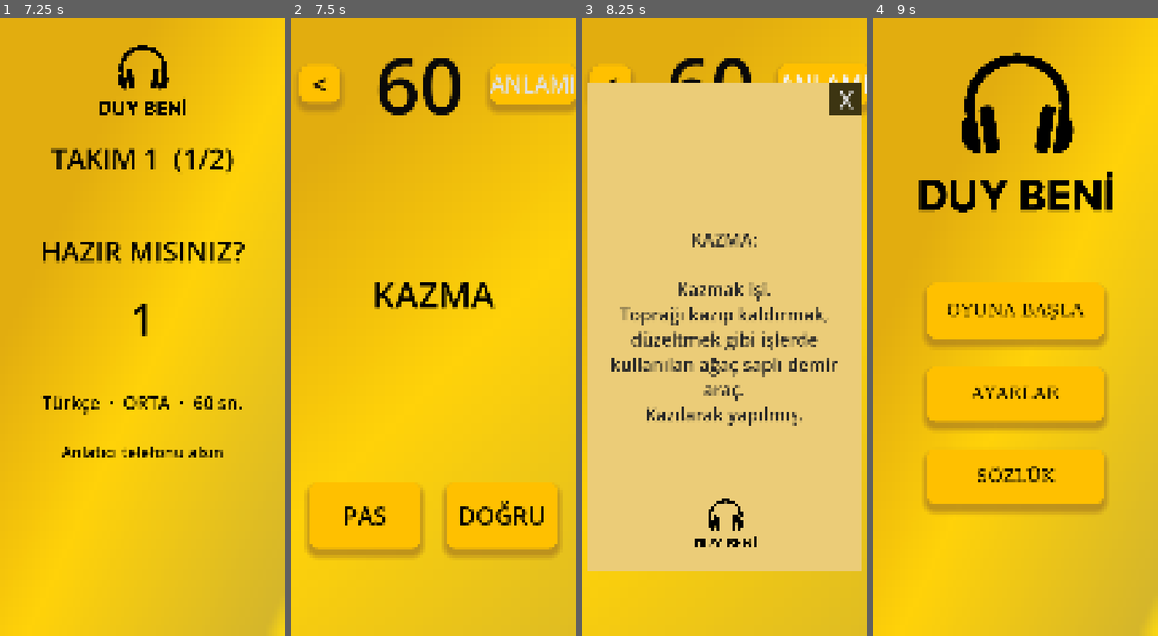
Above: before the commit, frames 1-4 (left to right).
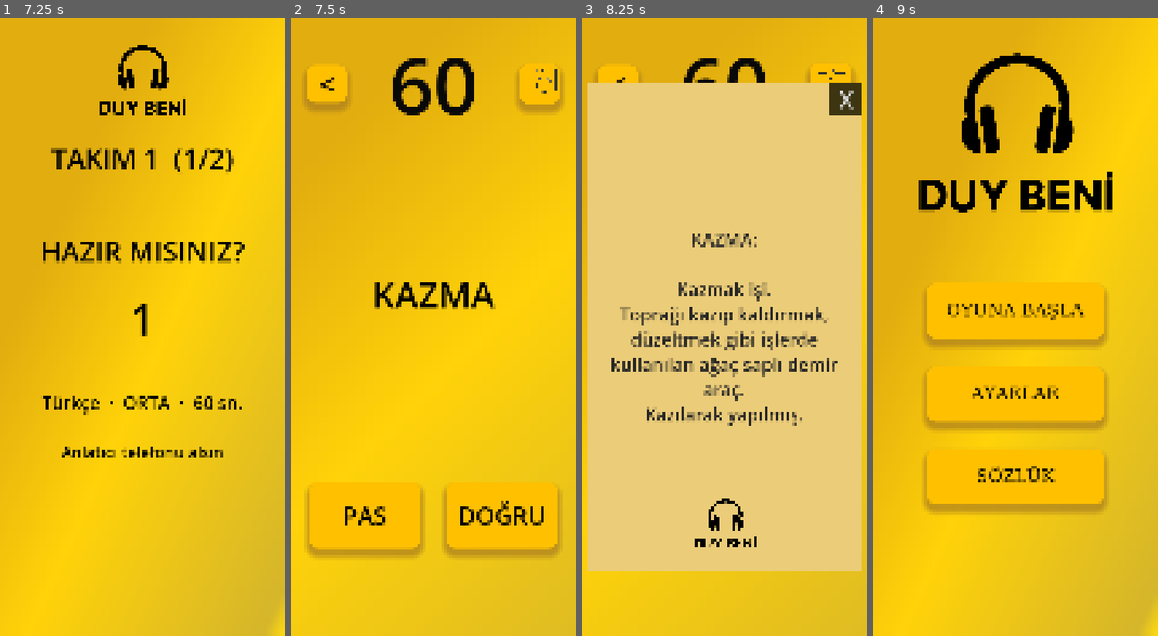
Above: after the commit, the same moments.

Repository: sonerooz/duy-beni
Game: Godot game, scene res://acilis_ekrani.tscn
Same seed, same stepped clock (60 frames per second), same inputs: the game is played once before the commit and once after it.
Inputs (mouse positions are in pixels of both pictures, inside the frame that each line leads up to; where the layout moved, square brackets give the same spot in the first picture):
- Up to frame 1 (7.25 s): move the mouse to (205, 296) at 0.52 s; click (205, 296) at 0.67 s; move the mouse to (85, 357) at 1.27 s; click (85, 357) at 1.42 s; move the mouse to (171, 191) at 2.02 s; click (171, 191) at 2.17 s; move the mouse to (128, 450) at 2.77 s; click (128, 450) at 2.92 s; click "OYUNA BAŞLA" at 3.5 s; click "BAŞLA" at 4.25 s; tap Enter at 5 s; move the mouse to (228, 419) at 5.02 s; click (228, 419) at 5.17 s; move the mouse to (57, 234) at 5.77 s; click (57, 234) at 5.92 s; move the mouse to (156, 327) at 6.52 s; click (156, 327) at 6.67 s
- Up to frame 2 (7.5 s): tap Space at 7.25 s; move the mouse to (390, 172) at 7.27 s; click (390, 172) at 7.42 s
- Up to frame 3 (8.25 s): click (829, 85) [824, 85] at 8 s
- Up to frame 4 (9 s): click "<" at 8.75 s

Frame 1 is identical in both runs. In frame 2, 3.7% of the frame differs, in the area x 1-100%, y 6-16%; in frame 3, 1.5%; in frame 4, nothing differs.

Commit message:
Anlami butonunda sozluk ikonu geri getirildi (uzerine yazi yazilmiyor)

Diff:
--- a/oyun_ekrani.gd
+++ b/oyun_ekrani.gd
@@ -85,7 +85,8 @@
 	var s = Global.soz()
 	if buton_dogru: _buton_metni_set(buton_dogru, s["DOGRU"])
 	if buton_pas: _buton_metni_set(buton_pas, s["PAS"])
-	if kelime_anla_butonu: _buton_metni_set(kelime_anla_butonu, s["ANLAMI"])
+	# "Anlamı" butonu sözlük ikonlu; üzerine yazı yazmıyoruz (ikon görünsün)
+	if kelime_anla_butonu: kelime_anla_butonu.text = ""
 	if kapat_butonu: kapat_butonu.text = s["GERI"]
 
 func _buton_metni_set(btn: Button, metin: String):
